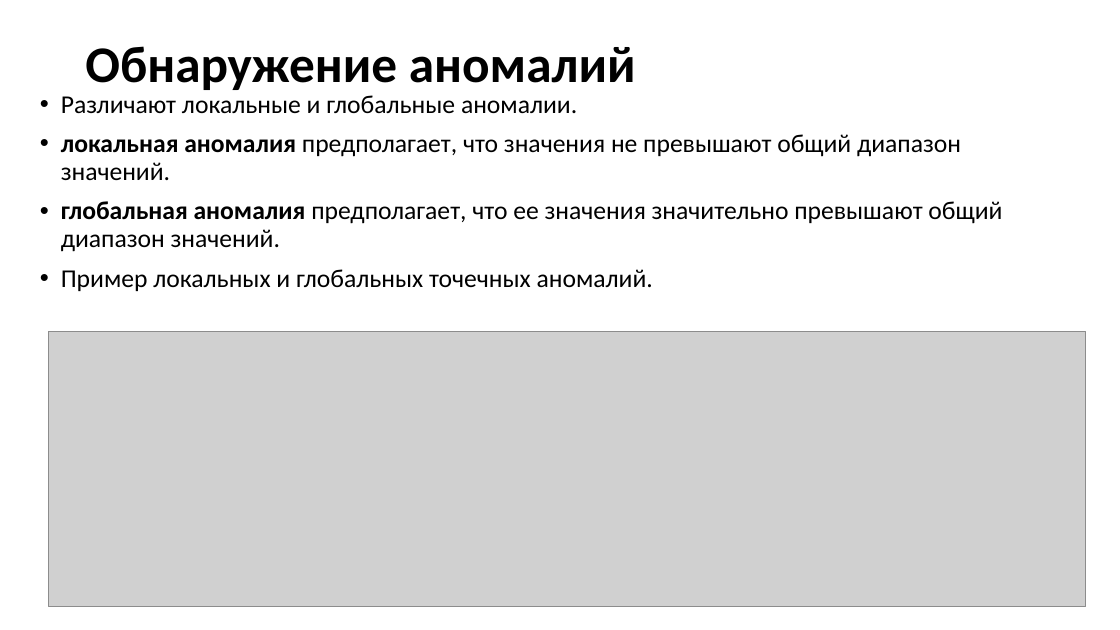
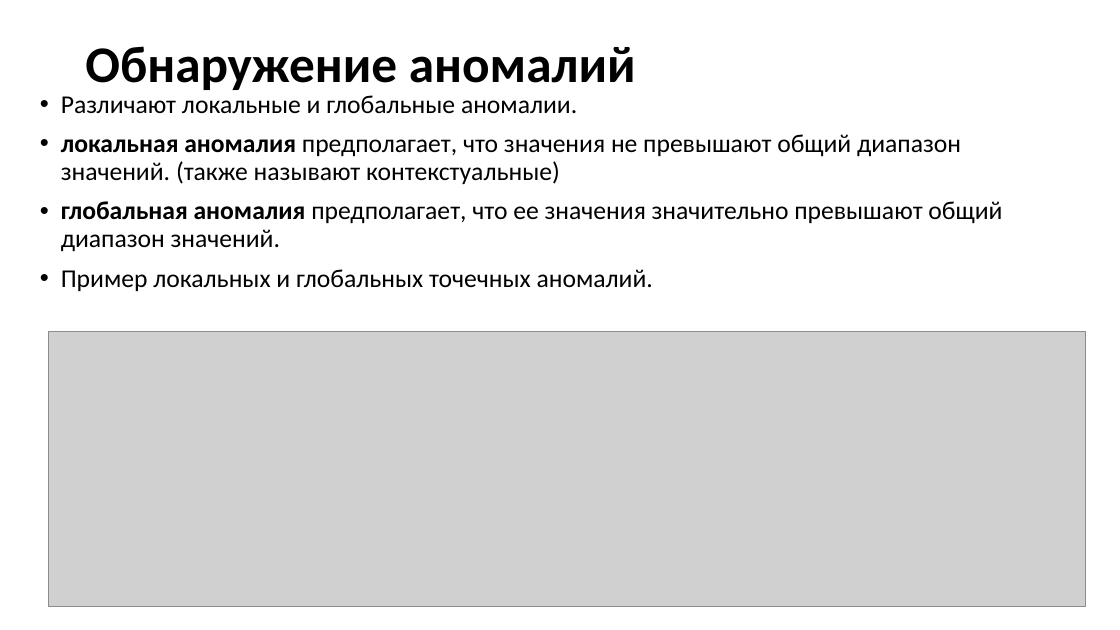
Before and after one commit to MVRonkin/TimeSeriesCourse, a slide deck: slide 6 of 2024/Lec/Юнит 20 - Обнаружение аномалий.pptx. Drawn at 1120x630 pixels with LibreOffice and Linux fonts; fonts in the diff are those of the drawing; grey boxes stand for pictures. Boxes give left, top, right and bottom in pixels: in the first picture for what was removed or moved away, otherwise in the second. Text is boxed around its words. In the diff, an @@ line names an element or a change of style, - is before the commit and + after.

```diff
--- a/2024/Lec/Юнит 20 - Обнаружение аномалий.pptx
+++ b/2024/Lec/Юнит 20 - Обнаружение аномалий.pptx
@@ text at box(61, 134, 961, 184): text changed @@
-• локальная аномалия предполагает, что значения не превышают общий диапазон значений.
+• локальная аномалия предполагает, что значения не превышают общий диапазон значений. (также называют контекстуальные)
```
Also in this commit, not shown: 10 other slides changed, 16 other files.
